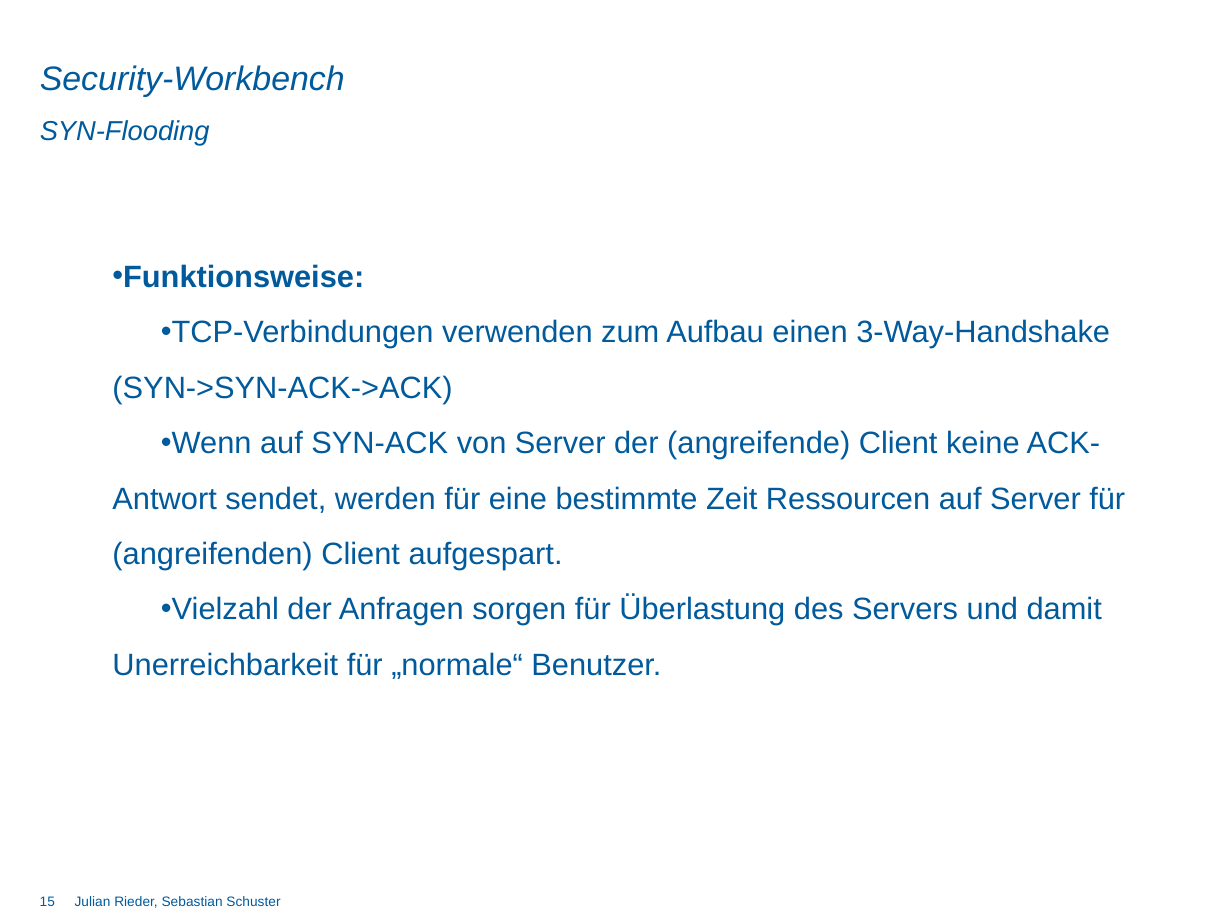
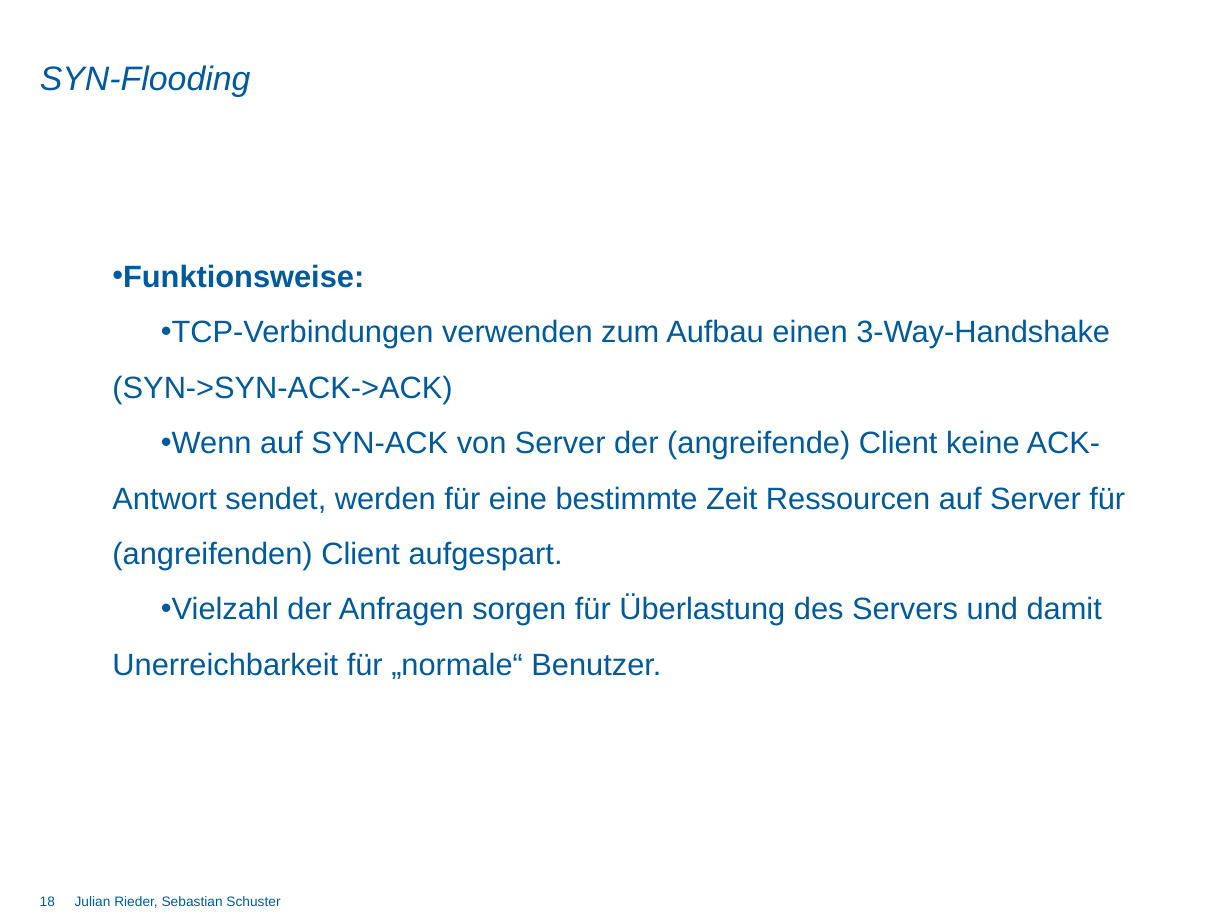
Before and after one commit to DominikSchlecht/masterProjWS15, a slide deck: slide 18 of Praesentation/Abschlusspräsentation/Endpräsentation_kurz.pptx (slide 15 before the commit). Drawn at 1232x924 pixels with LibreOffice and Linux fonts; fonts in the diff are those of the drawing; background and template pictures are left out. Boxes give left, top, right and bottom in pixels: in the first picture for what was removed or moved away, otherwise in the second. Text is boxed around its words. In the diff, an @@ line names an element or a change of style, - is before the commit and + after.

```diff
--- a/Praesentation/Abschlusspräsentation/Endpräsentation_kurz.pptx
+++ b/Praesentation/Abschlusspräsentation/Endpräsentation_kurz.pptx
@@ title at bbox=[40, 65, 251, 97]: text changed @@
-Security-Workbench
+SYN-Flooding
@@ subtitle removed at bbox=[40, 120, 210, 146] @@
-SYN-Flooding
@@ page number at bbox=[40, 896, 55, 906]: text changed @@
-15
+18
```
Also in this commit, not shown: 13 other slides changed, 5 slides added, 2 slides removed.
